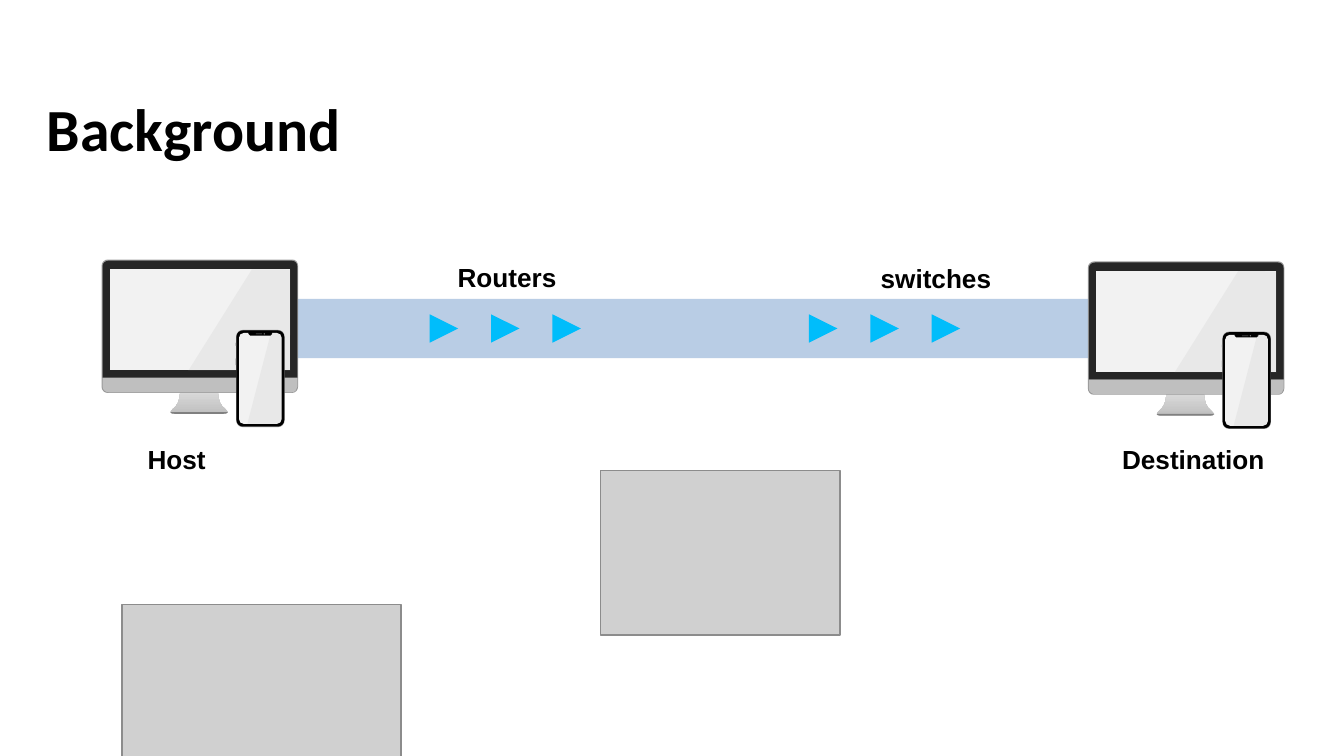
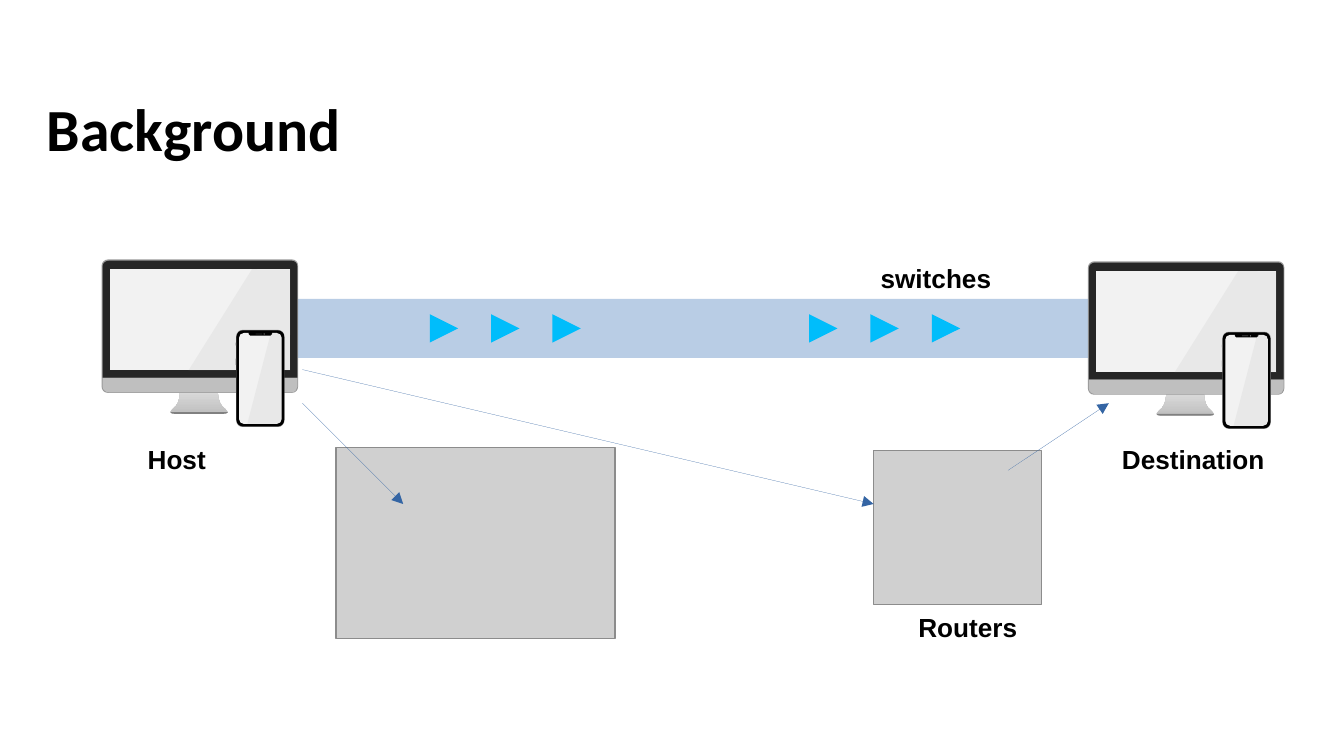
Before and after one commit to Shani123456-maker/finalyearproject, a slide deck: slide 5 of presentation_v1.pptx (slide 6 before the commit). Drawn at 1344x756 pixels with LibreOffice and Linux fonts; fonts in the diff are those of the drawing; grey boxes stand for pictures; background and template pictures are left out. Boxes give left, top, right and bottom in pixels: in the first picture for what was removed or moved away, otherwise in the second. Text is boxed around its words. In the diff, an @@ line names an element or a change of style, - is before the commit and + after.

```diff
--- a/presentation_v1.pptx
+++ b/presentation_v1.pptx
@@ outline redrawn in 3 elements at [237, 331, 285, 426], [249, 332, 273, 336], [1223, 332, 1271, 427] @@
@@ arrow added from (302, 370) to (874, 504), #3465A4 0 pt @@
@@ arrow added from (302, 403) to (403, 504), #3465A4 0 pt @@
@@ arrow added from (1008, 470) to (1109, 403), #3465A4 0 pt @@
@@ picture: place and size @@
-picture at [122, 605, 402, 756]
+picture at [336, 448, 616, 638]
@@ picture: place and size @@
-picture at [601, 470, 840, 636]
+picture at [874, 450, 1042, 605]
@@ text "Routers": place and size @@
-text "Routers" at [458, 269, 557, 288]
+text "Routers" at [918, 619, 1017, 638]
```
Also in this commit, not shown: 2 other slides changed, 7 slides added, 6 slides removed, 10 other files.
